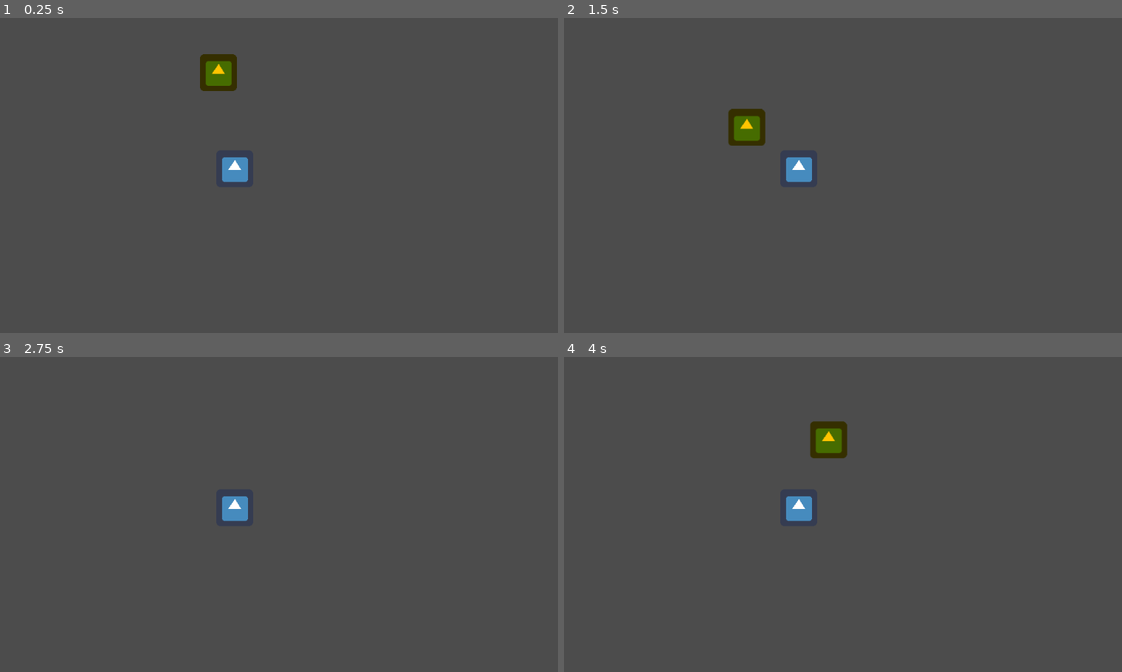
Above: before the commit, frames 1-4 (two rows, left to right).
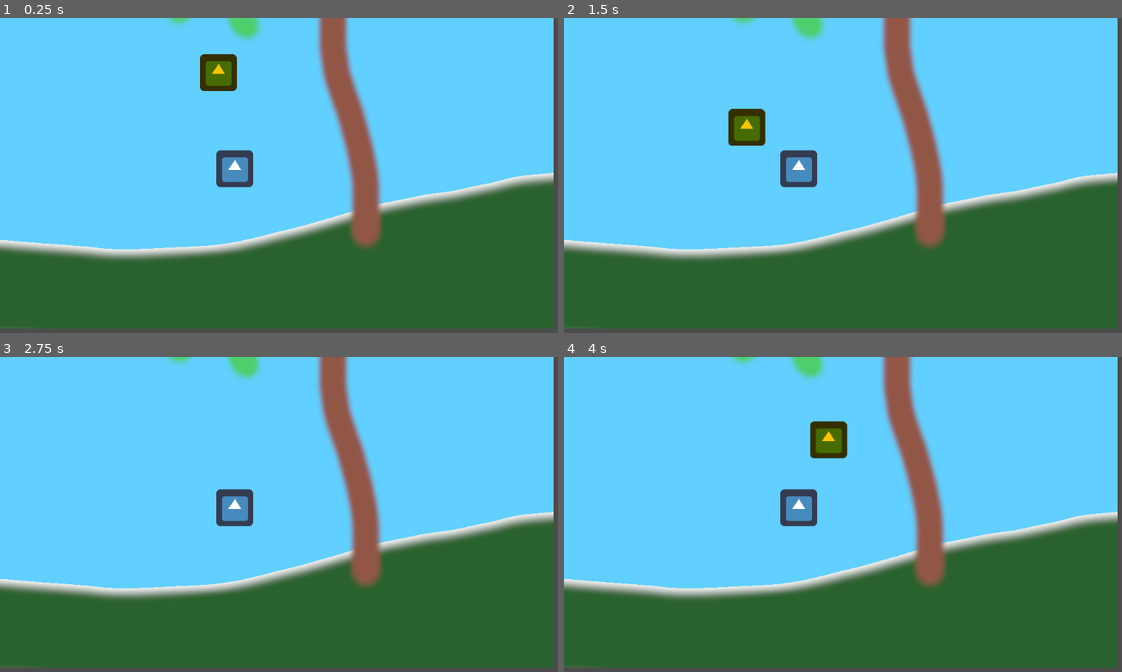
Above: after the commit, the same moments.

Repository: jasonmccollum/godot_github_test
Game: Godot game, scene res://root_scene.tscn
Same seed, same stepped clock (60 frames per second), same inputs: the game is played once before the commit and once after it. The engine's default icon, where the game draws it, is replaced by a stand-in: a white triangle on a blue panel in a dark square.
Inputs:
- Up to frame 1 (0.25 s): no input
- Up to frame 2 (1.5 s): no input
- Up to frame 3 (2.75 s): no input
- Up to frame 4 (4 s): no input

The runs differ from the first frame. In frame 1, 96% of the frame differs, in the area x 0-100%, y 0-99%; in frame 2, 96%; in frame 3, 97%; in frame 4, 96%.

Commit message:
Added environment to root scene
yah

Diff:
--- a/root_scene.tscn
+++ b/root_scene.tscn
@@ -1,10 +1,13 @@
-[gd_scene load_steps=3 format=2]
+[gd_scene load_steps=5 format=2]
 
 [ext_resource path="res://icon.png" type="Texture" id=1]
 [ext_resource path="res://jason_test.tscn" type="PackedScene" id=2]
 [ext_resource path="res://RyanChange.gd" type="Script" id=3]
+[ext_resource path="res://ThomasAssets/Environment_art.tscn" type="PackedScene" id=4]
 
 [node name="root_scene" type="Node2D"]
+
+[node name="Environment art" parent="." instance=ExtResource( 4 )]
 
 [node name="icon" type="Sprite" parent="."]
 position = Vector2( 407, 262 )
